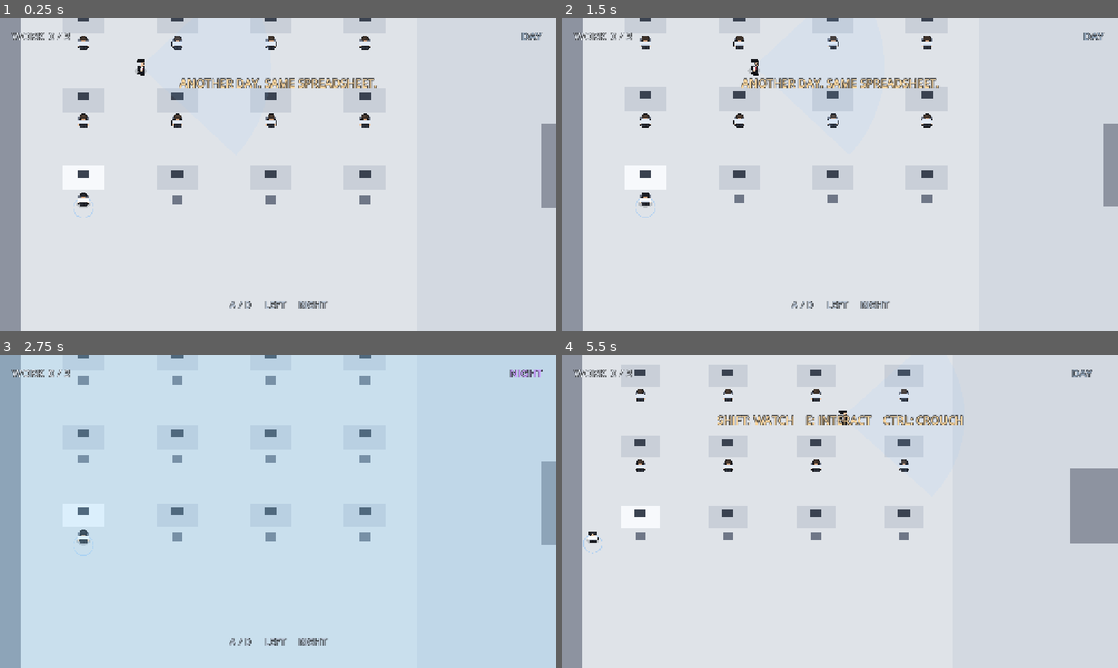
Above: before the commit, frames 1-4 (two rows, left to right).
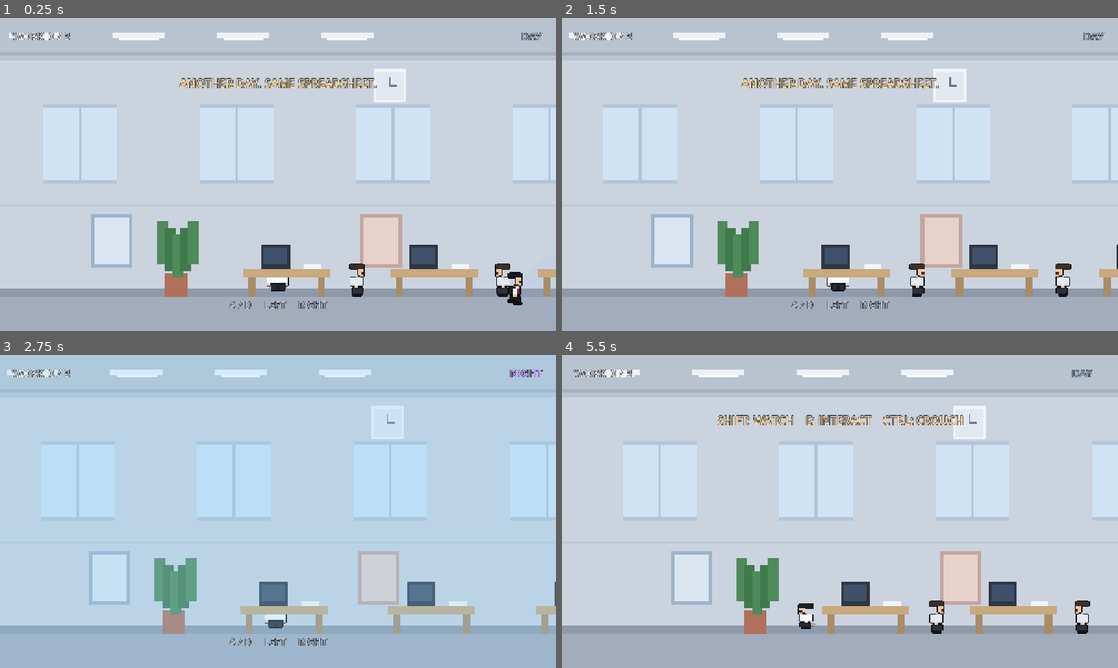
Above: after the commit, the same moments.

Repository: sunlightYY/hardwork
Game: Godot game, scene res://scenes/main.tscn
Two runs of this game, one before a commit and one after it. Both use one fixed random seed, a clock stepped at 60 frames per second and the inputs below.
Inputs:
- Up to frame 1 (0.25 s): no input
- Up to frame 2 (1.5 s): hold D (move_right) 0.53-1.28 s; hold Ctrl (crouch) 0.53-1.28 s; hold S (move_down) from 1.28 s (still down); tap Ctrl (crouch) at 1.35 s
- Up to frame 3 (2.75 s): release S (move_down) at 2.03 s; hold D (move_right) from 2.03 s (still down); hold Ctrl (crouch) from 2.03 s (still down); tap E (interact) at 2.1 s
- Up to frame 4 (5.5 s): release D (move_right) at 2.78 s; release Ctrl (crouch) at 2.78 s; hold W (move_up) 2.78-3.53 s; tap Shift (toggle_phase) at 2.85 s; tap Ctrl (crouch) at 3.05, 4.35 s; hold Ctrl (crouch) 3.53-4.28 s; hold A (move_left) 3.53-5.03 s; tap C at 3.6 s; hold S (move_down) from 5.03 s (still down); hold Ctrl (crouch) from 5.03 s (still down)

The runs differ from the first frame. In frame 1, 37% of the frame differs, in the area x 0-100%, y 0-100%; in frame 2, 37%; in frame 3, 31%; in frame 4, 38%.

Commit message:
改为侧视剖面视角
关卡重构为墙面/人物/前景三层：工位、绿植、显示器在前景遮挡人物下半身；
移动改为左右自动前进，走廊尽头的转角触发镜头甩动并切到下一段走廊；
角色贴图放大到 96px，镜头与相机边界按走廊分段。

Diff:
--- a/scripts/coworker.gd
+++ b/scripts/coworker.gd
@@ -2,8 +2,11 @@
 
 const SHEET := preload("res://assets/art/coworker.png")
 
+var facing_right := true
+
 func _ready() -> void:
 	var sprite := AnimatedSprite2D.new()
 	sprite.frames = Sheet.frames(SHEET)
-	sprite.animation = "sit"
+	sprite.animation = "idle_right" if facing_right else "idle_left"
+	sprite.scale = Vector2(2.0, 2.0)
 	add_child(sprite)
--- a/scripts/drone_camera.gd
+++ b/scripts/drone_camera.gd
@@ -1,41 +1,46 @@
 extends Camera2D
 
-const FOLLOW_OFFSET := Vector2(0, -60)
-const SWAY := Vector2(6.0, 4.0)
+const MID_Y := 360.0
+const SWAY := 6.0
 
-const SWING_TIME := 0.7
-const SWING_ANGLE := 0.21
-const SWING_ZOOM := 0.93
-const SWING_SQUASH := 0.955
-const TURN_TRIGGER := 0.5
+const SWING_TIME := 0.72
+const SWING_ANGLE := 0.24
+const SWING_ZOOM := 0.92
+const SWING_SQUASH := 0.95
 
 var target: Node2D
 var time := 0.0
 var swing := 1.0
 var swing_sign := 1.0
-var last_dir := Vector2.ZERO
 
 func _ready() -> void:
 	position_smoothing_enabled = false
-	global_position = target.global_position + FOLLOW_OFFSET
+	global_position = Vector2(target.global_position.x, MID_Y)
 	make_current()
+
+func trigger(sign_value: float) -> void:
+	swing_sign = sign_value
+	swing = 0.0
+
+func snap_to(pos: Vector2) -> void:
+	global_position = Vector2(pos.x, MID_Y)
+	rotation = 0.0
+	zoom = Vector2.ONE
+
+func set_bounds(left: float, right: float) -> void:
+	limit_left = int(left)
+	limit_right = int(right)
+	limit_top = 0
+	limit_bottom = 720
 
 func _process(delta: float) -> void:
 	if target == null:
 		return
 	time += delta
 
-	var dir: Vector2 = target.dir
-	if dir != Vector2.ZERO:
-		if last_dir != Vector2.ZERO and swing >= 1.0 and last_dir.dot(dir) < TURN_TRIGGER:
-			var cross := last_dir.x * dir.y - last_dir.y * dir.x
-			swing_sign = -signf(cross)
-			swing = 0.0
-		last_dir = dir
-
-	var sway := Vector2(sin(time * 0.7) * SWAY.x, cos(time * 0.53) * SWAY.y)
-	var goal: Vector2 = target.global_position + FOLLOW_OFFSET + sway
-	global_position = global_position.lerp(goal, 1.0 - exp(-3.2 * delta))
+	var goal_x: float = target.global_position.x + sin(time * 0.7) * SWAY
+	global_position.x = lerpf(global_position.x, goal_x, 1.0 - exp(-4.0 * delta))
+	global_position.y = MID_Y
 
 	if swing < 1.0:
 		swing = minf(1.0, swing + delta / SWING_TIME)
--- a/scripts/level.gd
+++ b/scripts/level.gd
@@ -5,33 +5,46 @@
 const MONSTER := preload("res://scripts/monster.gd")
 const COWORKER := preload("res://scripts/coworker.gd")
 
-const MAP_SIZE := Vector2(2112, 1056)
-const DESK_SIZE := Vector2(96, 56)
+const FLOOR_Y := 640.0
+const CHAR_Y := 598.0
+
+const SEG_A_START := 0.0
+const SEG_A_END := 4400.0
+const SEG_B_START := 5200.0
+const SEG_B_END := 7800.0
 
 var player: Node2D
-var player_home := Vector2(192, 606)
-var work_point := Vector2(192, 596)
-var sink_point := Vector2(1968, 824)
+var player_home := Vector2(680, CHAR_Y)
+var work_point := Vector2(680, CHAR_Y)
+var sink_point := Vector2(7540, CHAR_Y)
+var min_x := 60.0
+var max_x := SEG_B_END - 60.0
+var segment_a_start := SEG_A_START
+var segment_a_end := SEG_A_END
+var segment_b_start := SEG_B_START
+var segment_b_end := SEG_B_END
+var char_y := CHAR_Y
 
 var day_actors: Node2D
+var foreground: Node2D
 var supervisor: Node2D
 var monsters: Array = []
-var solid: StaticBody2D
-
-var wall_rects := [
-	Rect2(0, 0, MAP_SIZE.x, 48),
-	Rect2(0, MAP_SIZE.y - 48, MAP_SIZE.x, 48),
-	Rect2(0, 0, 48, MAP_SIZE.y),
-	Rect2(MAP_SIZE.x - 48, 0, 48, MAP_SIZE.y),
-	Rect2(1248, 432, 384, 192),
-	Rect2(1848, 336, 48, 240),
-	Rect2(1920, 744, 96, 56),
-]
 
 func _ready() -> void:
-	_build_floor()
-	_build_solid()
-	_build_desks()
+	var backdrop := ColorRect.new()
+	backdrop.color = Color("191d24")
+	backdrop.position = Vector2(SEG_A_START - 1600, -200)
+	backdrop.size = Vector2(SEG_B_END - SEG_A_START + 3200, 1120)
+	backdrop.mouse_filter = Control.MOUSE_FILTER_IGNORE
+	backdrop.z_index = -30
+	add_child(backdrop)
+
+	_build_strip(SEG_A_START, SEG_A_END, true)
+	_build_strip(SEG_B_START, SEG_B_END, false)
+	foreground = Node2D.new()
+	foreground.z_index = 10
+	add_child(foreground)
+	_build_props()
 	_spawn_player()
 	_spawn_day_actors()
 	_spawn_monsters()
@@ -39,88 +52,175 @@
 	WorldState.resentment_changed.connect(_on_resentment_changed)
 	_apply_phase()
 
-func _build_floor() -> void:
-	var backdrop := ColorRect.new()
-	backdrop.color = Color("14171e")
-	backdrop.position = Vector2(-1200, -1200)
-	backdrop.size = MAP_SIZE + Vector2(2400, 2400)
-	backdrop.mouse_filter = Control.MOUSE_FILTER_IGNORE
-	add_child(backdrop)
-
-	var floor := ColorRect.new()
-	floor.color = Color("dfe3e8")
-	floor.size = MAP_SIZE
-	floor.mouse_filter = Control.MOUSE_FILTER_IGNORE
-	add_child(floor)
-
-	var hall := ColorRect.new()
-	hall.color = Color("d3d9e1")
-	hall.position = Vector2(960, 48)
-	hall.size = Vector2(1104, 960)
-	hall.mouse_filter = Control.MOUSE_FILTER_IGNORE
-	add_child(hall)
-
-func _build_solid() -> void:
-	solid = StaticBody2D.new()
-	solid.collision_layer = 1
-	solid.collision_mask = 0
-	add_child(solid)
-
-	for rect in wall_rects:
-		var shape := CollisionShape2D.new()
-		var box := RectangleShape2D.new()
-		box.size = rect.size
-		shape.shape = box
-		shape.position = rect.position + rect.size * 0.5
-		solid.add_child(shape)
-
-		var visual := ColorRect.new()
-		visual.color = Color("8d93a0")
-		visual.position = rect.position
-		visual.size = rect.size
-		visual.mouse_filter = Control.MOUSE_FILTER_IGNORE
-		add_child(visual)
-
-func _build_desks() -> void:
-	for row in range(3):
-		for col in range(4):
-			var pos := Vector2(144 + col * 216, 168 + row * 180)
-			_add_desk(Rect2(pos, DESK_SIZE), row == 2 and col == 0)
-
-func _add_desk(rect: Rect2, mine: bool) -> void:
-	var shape := CollisionShape2D.new()
-	var box := RectangleShape2D.new()
-	box.size = rect.size
-	shape.shape = box
-	shape.position = rect.position + rect.size * 0.5
-	solid.add_child(shape)
-
+func _build_strip(x0: float, x1: float, office: bool) -> void:
+	var width := x1 - x0
+	var back := Node2D.new()
+	back.z_index = -10
+	add_child(back)
+
+	_layer_rect(back, x0, -40, width, FLOOR_Y + 40, Color("cbd3de"))
+	_layer_rect(back, x0, 0, width, 96, Color("b9c2cf"))
+	_layer_rect(back, x0, 80, width, 6, Color("a7b0bf"))
+	_layer_rect(back, x0, FLOOR_Y - 16, width, 16, Color("8f99a8"))
+	_layer_rect(back, x0, FLOOR_Y, width, 720 - FLOOR_Y, Color("a3acba"))
+
+	var step := 360.0
+	var x := x0 + 140.0
+	while x + 170.0 < x1:
+		if office:
+			_layer_rect(back, x, 200, 170, 180, Color("cfe3f4"))
+			_layer_rect(back, x, 200, 170, 8, Color("b3c4d6"))
+			_layer_rect(back, x, 372, 170, 8, Color("b3c4d6"))
+			_layer_rect(back, x + 82, 208, 6, 164, Color("b3c4d6"))
+		else:
+			_layer_rect(back, x, 300, 110, 340, Color("b6bfcd"))
+			_layer_rect(back, x + 8, 312, 94, 316, Color("a6b0c0"))
+			_layer_rect(back, x + 96, 430, 10, 10, Color("e3e8ef"))
+		x += step
+
+	for dx in [60.0, 300.0, 540.0, 780.0]:
+		var lx: float = x0 + float(dx)
+		if lx + 120.0 < x1:
+			_layer_rect(back, lx, 34, 120, 12, Color("eef2f7"))
+			_layer_rect(back, lx + 14, 46, 92, 4, Color("fdfefe"))
+
+	_layer_rect(back, x0, 430, width, 4, Color("c0c9d6"))
+
+	if office:
+		var poster_x := x0 + 250.0
+		var poster_index := 0
+		while poster_x + 96.0 < x1:
+			var frame_color := Color("9fb3c9") if poster_index % 2 == 0 else Color("c3a6a0")
+			_layer_rect(back, poster_x, 452, 96, 122, frame_color)
+			_layer_rect(back, poster_x + 8, 460, 80, 106,
+				Color("dbe6f1") if poster_index % 2 == 0 else Color("e6d2cb"))
+			poster_x += 620.0
+			poster_index += 1
+
+		var clock_x := x0 + 900.0
+		while clock_x + 76.0 < x1:
+			_layer_rect(back, clock_x, 118, 76, 76, Color("f1f4f8"))
+			_layer_rect(back, clock_x + 6, 124, 64, 64, Color("e2e8f0"))
+			_layer_rect(back, clock_x + 36, 136, 4, 22, Color("6d7686"))
+			_layer_rect(back, clock_x + 38, 154, 16, 4, Color("6d7686"))
+			clock_x += 1500.0
+
+	_layer_rect(back, x1 - 26, 0, 26, FLOOR_Y, Color("8b95a4"))
+	_layer_rect(back, x1 - 10, 0, 10, FLOOR_Y, Color("78828f"))
+
+func _layer_rect(parent: Node2D, x: float, y: float, w: float, h: float, color: Color) -> void:
+	var rect := ColorRect.new()
+	rect.color = color
+	rect.position = Vector2(x, y)
+	rect.size = Vector2(w, h)
+	rect.mouse_filter = Control.MOUSE_FILTER_IGNORE
+	parent.add_child(rect)
+
+func _build_props() -> void:
+	var x := 600.0
+	while x < SEG_A_END - 200.0:
+		_desk(x)
+		x += 340.0
+
+	_plant(420)
+	_plant(1880)
+	_plant(3100)
+	_plant(4260)
+	_plant(5720)
+	_water_cooler(5600)
+
+	_sink(7540)
+
+func _desk(x: float) -> void:
 	var top := ColorRect.new()
-	top.color = Color("f7f9fc") if mine else Color("c9cfd8")
-	top.position = rect.position
-	top.size = rect.size
+	top.color = Color("c9a97e")
+	top.position = Vector2(x, 576)
+	top.size = Vector2(200, 22)
 	top.mouse_filter = Control.MOUSE_FILTER_IGNORE
-	add_child(top)
+	foreground.add_child(top)
+
+	for dx in [12.0, 172.0]:
+		var leg := ColorRect.new()
+		leg.color = Color("a98c66")
+		leg.position = Vector2(x + float(dx), 598)
+		leg.size = Vector2(16, 44)
+		leg.mouse_filter = Control.MOUSE_FILTER_IGNORE
+		foreground.add_child(leg)
 
 	var monitor := ColorRect.new()
-	monitor.color = Color("3a4250")
-	monitor.position = rect.position + Vector2(rect.size.x * 0.5 - 14, 10)
-	monitor.size = Vector2(28, 18)
+	monitor.color = Color("2f3642")
+	monitor.position = Vector2(x + 42, 522)
+	monitor.size = Vector2(66, 54)
 	monitor.mouse_filter = Control.MOUSE_FILTER_IGNORE
-	add_child(monitor)
-
-	var chair := ColorRect.new()
-	chair.color = Color("6f7787")
-	chair.position = rect.position + Vector2(rect.size.x * 0.5 - 12, rect.size.y + 12)
-	chair.size = Vector2(24, 20)
-	chair.mouse_filter = Control.MOUSE_FILTER_IGNORE
-	add_child(chair)
+	foreground.add_child(monitor)
+
+	var screen := ColorRect.new()
+	screen.color = Color("3f5168") if not WorldState.is_night else Color("6b5fa8")
+	screen.position = Vector2(x + 48, 528)
+	screen.size = Vector2(54, 40)
+	screen.mouse_filter = Control.MOUSE_FILTER_IGNORE
+	foreground.add_child(screen)
+
+	var paper := ColorRect.new()
+	paper.color = Color("f4f6fa")
+	paper.position = Vector2(x + 140, 566)
+	paper.size = Vector2(40, 10)
+	paper.mouse_filter = Control.MOUSE_FILTER_IGNORE
+	foreground.add_child(paper)
+
+func _plant(x: float) -> void:
+	var pot := ColorRect.new()
+	pot.color = Color("b0705a")
+	pot.position = Vector2(x, 588)
+	pot.size = Vector2(52, 52)
+	pot.mouse_filter = Control.MOUSE_FILTER_IGNORE
+	foreground.add_child(pot)
+
+	for i in range(5):
+		var leaf := ColorRect.new()
+		leaf.color = Color("4f8a5b") if i % 2 == 0 else Color("3f7a4c")
+		leaf.position = Vector2(x - 18 + i * 18, 498 - absf(2 - i) * 16)
+		leaf.size = Vector2(24, 100)
+		leaf.mouse_filter = Control.MOUSE_FILTER_IGNORE
+		foreground.add_child(leaf)
+
+func _water_cooler(x: float) -> void:
+	var body := ColorRect.new()
+	body.color = Color("dfe6ee")
+	body.position = Vector2(x, 508)
+	body.size = Vector2(64, 132)
+	body.mouse_filter = Control.MOUSE_FILTER_IGNORE
+	foreground.add_child(body)
+
+	var bottle := ColorRect.new()
+	bottle.color = Color("8fc2dd")
+	bottle.position = Vector2(x + 12, 440)
+	bottle.size = Vector2(40, 68)
+	bottle.mouse_filter = Control.MOUSE_FILTER_IGNORE
+	foreground.add_child(bottle)
+
+func _sink(x: float) -> void:
+	var basin := ColorRect.new()
+	basin.color = Color("e8eef5")
+	basin.position = Vector2(x - 60, 566)
+	basin.size = Vector2(160, 32)
+	basin.mouse_filter = Control.MOUSE_FILTER_IGNORE
+	foreground.add_child(basin)
+
+	var mirror := ColorRect.new()
+	mirror.color = Color("bfe0ea")
+	mirror.position = Vector2(x - 42, 372)
+	mirror.size = Vector2(124, 168)
+	mirror.mouse_filter = Control.MOUSE_FILTER_IGNORE
+	foreground.add_child(mirror)
 
 func _spawn_player() -> void:
 	player = PLAYER.new()
 	player.global_position = player_home
 	player.work_point = work_point
 	player.sink_point = sink_point
+	player.min_x = min_x
+	player.max_x = max_x
 	player.interact_requested.connect(_on_interact)
 	add_child(player)
 
@@ -128,13 +228,11 @@
 	day_actors = Node2D.new()
 	add_child(day_actors)
 
-	var seats := [
-		Vector2(192, 246), Vector2(408, 246), Vector2(624, 246), Vector2(840, 246),
-		Vector2(192, 426), Vector2(408, 426), Vector2(624, 426), Vector2(840, 426),
-	]
+	var seats := [860.0, 1200.0, 1540.0, 2220.0, 2560.0, 3240.0, 3580.0, 4080.0]
 	for i in range(seats.size()):
 		var worker := COWORKER.new()
-		worker.global_position = seats[i]
+		worker.global_position = Vector2(seats[i], CHAR_Y)
+		worker.facing_right = i % 2 == 0
 		day_actors.add_child(worker)
 
 	supervisor = SUPERVISOR.new()
@@ -142,7 +240,7 @@
 	day_actors.add_child(supervisor)
 
 func _spawn_monsters() -> void:
-	var spots := [Vector2(760, 880), Vector2(1080, 300), Vector2(1600, 700)]
+	var spots := [Vector2(1500, 624), Vector2(2900, 624), Vector2(3800, 624), Vector2(6400, 624)]
 	for spot in spots:
 		var monster := MONSTER.new()
 		monster.global_position = spot
--- a/scripts/main.gd
+++ b/scripts/main.gd
@@ -2,8 +2,6 @@
 
 const DRONE := preload("res://scripts/drone_camera.gd")
 
-const LEVEL_SIZE := Vector2(2112, 1056)
-const CAMERA_OFFSET := Vector2(0, -60)
 
 var level: Node2D
 var player: Node2D
@@ -20,6 +18,8 @@
 var message_timer := 0.0
 var busy := false
 var controls_hint_shown := false
+var segment := 0
+var corner_busy := false
 
 func _ready() -> void:
 	level = $Level
@@ -39,6 +39,34 @@
 	_paint_tint(delta)
 	_paint_hud(delta)
 	_layout()
+	_check_corner()
+
+func _check_corner() -> void:
+	if corner_busy or busy or level == null:
+		return
+	if segment == 0 and player.global_position.x > level.segment_a_end - 70.0:
+		_turn_corner(1, 1.0, level.segment_b_start + 150.0)
+	elif segment == 1 and player.global_position.x < level.segment_b_start + 70.0:
+		_turn_corner(0, -1.0, level.segment_a_end - 150.0)
+
+func _turn_corner(next_segment: int, swing_sign: float, target_x: float) -> void:
+	corner_busy = true
+	player.frozen = true
+	camera.trigger(swing_sign)
+	await get_tree().create_timer(0.34).timeout
+	await _flash(Color(0, 0, 0, 1), 0.22)
+	segment = next_segment
+	player.global_position = Vector2(target_x, level.char_y)
+	player.dir = Vector2(swing_sign, 0.0)
+	if next_segment == 0:
+		camera.set_bounds(level.segment_a_start, level.segment_a_end)
+	else:
+		camera.set_bounds(level.segment_b_start, level.segment_b_end)
+	camera.snap_to(player.global_position)
+	camera.trigger(-swing_sign)
+	await _flash(Color(0, 0, 0, 0), 0.42)
+	player.frozen = false
+	corner_busy = false
 
 func _paint_tint(delta: float) -> void:
 	var target := Color(0, 0, 0, 0)
@@ -99,10 +127,7 @@
 func _build_camera() -> void:
 	camera = DRONE.new()
 	camera.target = player
-	camera.limit_left = 0
-	camera.limit_top = 0
-	camera.limit_right = int(LEVEL_SIZE.x)
-	camera.limit_bottom = int(LEVEL_SIZE.y)
+	camera.set_bounds(level.segment_a_start, level.segment_a_end)
 	add_child(camera)
 
 func _build_hud() -> void:
@@ -171,7 +196,8 @@
 	big_label.text = ""
 	await _flash(Color(0.6, 0.05, 0.1, 0.85), 0.12)
 	player.global_position = level.player_home
-	camera.global_position = level.player_home + CAMERA_OFFSET
+	camera.snap_to(level.player_home)
+	segment = 0
 	await get_tree().create_timer(0.25).timeout
 	await _flash(Color(0.6, 0.05, 0.1, 0.0), 0.5)
 	player.frozen = false
--- a/scripts/monster.gd
+++ b/scripts/monster.gd
@@ -37,10 +37,10 @@
 	var to_player := player.global_position - global_position
 	var dist := to_player.length()
 	if dist < SIGHT and _has_line_of_sight():
-		velocity = to_player.normalized() * SPEED
+		velocity = Vector2(signf(to_player.x) * SPEED, 0.0)
 	else:
-		var to_home := home - global_position
-		velocity = to_home.normalized() * SPEED * 0.45 if to_home.length() > 8.0 else Vector2.ZERO
+		var dx: float = home.x - global_position.x
+		velocity = Vector2(signf(dx) * SPEED * 0.45, 0.0) if absf(dx) > 8.0 else Vector2.ZERO
 	move_and_slide()
 
 	if dist < CONTACT and caught_cooldown <= 0.0:
@@ -56,8 +56,8 @@
 
 func _draw() -> void:
 	var bob := sin(anim * 3.4) * 3.0
-	draw_set_transform(Vector2.ZERO, 0.0, Vector2(1.0, 0.6))
-	draw_circle(Vector2(0, 28), 18.0, Color(0, 0, 0, 0.28))
+	draw_set_transform(Vector2(0, 16), 0.0, Vector2(1.0, 0.35))
+	draw_circle(Vector2.ZERO, 22.0, Color(0, 0, 0, 0.28))
 	draw_set_transform(Vector2.ZERO, 0.0, Vector2.ONE)
 
 	draw_rect(Rect2(-15, -30 + bob, 30, 44), Color("0d0d14"))
--- a/scripts/player.gd
+++ b/scripts/player.gd
@@ -4,10 +4,10 @@
 
 const SHEET := preload("res://assets/art/player.png")
 const SPEED := 170.0
-const INTERACT_RADIUS := 96.0
+const INTERACT_RADIUS := 110.0
 
-var dir := Vector2.ZERO
-var facing_name := "down"
+var dir := Vector2.RIGHT
+var facing_name := "right"
 var crouching := false
 var frozen := false
 var sitting := true
@@ -15,6 +15,8 @@
 var near := ""
 var work_point := Vector2.ZERO
 var sink_point := Vector2.ZERO
+var min_x := 0.0
+var max_x := 10000.0
 var sprite: AnimatedSprite2D
 
 func _ready() -> void:
@@ -23,8 +25,9 @@
 	collision_mask = 1
 	var shape := CollisionShape2D.new()
 	var rect := RectangleShape2D.new()
-	rect.size = Vector2(24, 24)
+	rect.size = Vector2(26, 40)
 	shape.shape = rect
+	shape.position = Vector2(0, 8)
 	add_child(shape)
 	_build_sprite()
 
@@ -36,26 +39,26 @@
 		_update_anim()
 		return
 
-	var input := Vector2(
-		Input.get_axis("move_left", "move_right"),
-		Input.get_axis("move_up", "move_down"))
+	var axis := Input.get_axis("move_left", "move_right")
 	if sitting:
 		velocity = Vector2.ZERO
 		move_and_slide()
-		if _any_direction_just_pressed():
+		if axis != 0.0:
 			sitting = false
-			facing_name = _dir_from(input) if input != Vector2.ZERO else "down"
+			dir.x = signf(axis)
+			facing_name = "right" if axis > 0.0 else "left"
 		_update_anim()
 		queue_redraw()
 		return
 
-	if input != Vector2.ZERO:
-		dir = input.normalized()
-		facing_name = _dir_from(dir)
+	if axis != 0.0:
+		dir.x = signf(axis)
+		facing_name = "right" if axis > 0.0 else "left"
 
 	crouching = Input.is_action_pressed("crouch")
-	velocity = dir * (0.0 if crouching else SPEED)
+	velocity = Vector2(dir.x * (0.0 if crouching else SPEED), 0.0)
 	move_and_slide()
+	global_position.x = clampf(global_position.x, min_x, max_x)
 
 	if Input.is_action_just_pressed("toggle_phase"):
 		WorldState.toggle_phase()
@@ -70,26 +73,15 @@
 func is_moving() -> bool:
 	return not crouching and velocity.length() > 10.0
 
-func _dir_from(vector: Vector2) -> String:
-	if absf(vector.x) > absf(vector.y):
-		return "right" if vector.x > 0.0 else "left"
-	return "up" if vector.y < 0.0 else "down"
-
-func _any_direction_just_pressed() -> bool:
-	return (Input.is_action_just_pressed("move_left")
-		or Input.is_action_just_pressed("move_right")
-		or Input.is_action_just_pressed("move_up")
-		or Input.is_action_just_pressed("move_down"))
-
 func _update_near() -> void:
 	near = ""
 	var best := INTERACT_RADIUS
 	if not WorldState.is_night:
-		var d := global_position.distance_to(work_point)
+		var d := absf(global_position.x - work_point.x)
 		if d < best:
 			best = d
 			near = "work"
-	var d2 := global_position.distance_to(sink_point)
+	var d2 := absf(global_position.x - sink_point.x)
 	if d2 < best:
 		near = "sink"
 
@@ -101,7 +93,7 @@
 		target = ("walk_" if is_moving() else "idle_") + facing_name
 	if sprite.animation != target:
 		sprite.play(target)
-	sprite.scale = Vector2(1.0, 0.8) if crouching and not sitting else Vector2.ONE
+	sprite.scale = Vector2(2.0, 1.6) if crouching and not sitting else Vector2(2.0, 2.0)
 
 func _build_sprite() -> void:
 	sprite = AnimatedSprite2D.new()
@@ -110,7 +102,7 @@
 	add_child(sprite)
 
 func _draw() -> void:
-	draw_set_transform(Vector2.ZERO, 0.0, Vector2(1.0, 0.55))
-	draw_circle(Vector2(0, 20), 15.0, Color(0, 0, 0, 0.16))
+	draw_set_transform(Vector2(0, 22), 0.0, Vector2(1.0, 0.35))
+	draw_circle(Vector2.ZERO, 20.0, Color(0, 0, 0, 0.20))
 	draw_set_transform(Vector2.ZERO, 0.0, Vector2.ONE)
-	draw_arc(Vector2(0, 19), 23.0, 0.0, TAU, 28, Color(0.40, 0.70, 1.0, 0.35), 2.0)
+	draw_arc(Vector2(0, 22), 23.0, 0.0, TAU, 28, Color(0.40, 0.70, 1.0, 0.30), 2.0)
--- a/scripts/supervisor.gd
+++ b/scripts/supervisor.gd
@@ -8,7 +8,7 @@
 const SCOLD_AFTER := 1.2
 const SCOLD_COOLDOWN := 4.0
 
-var waypoints := [Vector2(300, 300), Vector2(900, 300), Vector2(900, 700), Vector2(300, 700)]
+var waypoints := [Vector2(1200, 618), Vector2(4100, 618)]
 var waypoint_index := 0
 var player: Node2D
 var facing := Vector2.RIGHT
@@ -27,6 +27,7 @@
 	sprite = AnimatedSprite2D.new()
 	sprite.frames = Sheet.frames(SHEET)
 	sprite.animation = "idle_down"
+	sprite.scale = Vector2(2.0, 2.0)
 	add_child(sprite)
 	global_position = waypoints[0]
 
@@ -45,8 +46,8 @@
 		waypoint_index = (waypoint_index + 1) % waypoints.size()
 		target = waypoints[waypoint_index]
 	var to_target := (target - global_position).normalized()
-	facing = to_target
-	velocity = to_target * SPEED
+	facing = Vector2(signf(to_target.x), 0.0)
+	velocity = facing * SPEED
 	move_and_slide()
 
 	var sees := _can_see_player()
@@ -92,6 +93,6 @@
 		cone = Color(1.0, 0.30, 0.30, 0.22)
 	draw_colored_polygon(points, cone)
 
-	draw_set_transform(Vector2.ZERO, 0.0, Vector2(1.0, 0.6))
-	draw_circle(Vector2(0, 18), 14.0, Color(0, 0, 0, 0.16))
+	draw_set_transform(Vector2(0, 22), 0.0, Vector2(1.0, 0.35))
+	draw_circle(Vector2.ZERO, 18.0, Color(0, 0, 0, 0.18))
 	draw_set_transform(Vector2.ZERO, 0.0, Vector2.ONE)
Not shown, changed: docs/design.md
